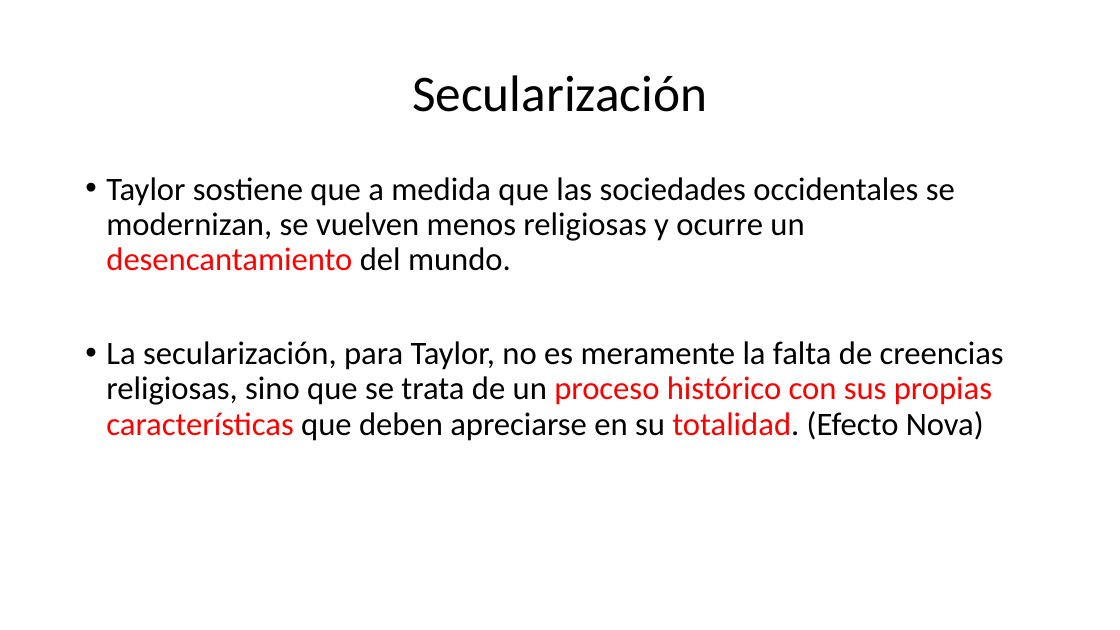
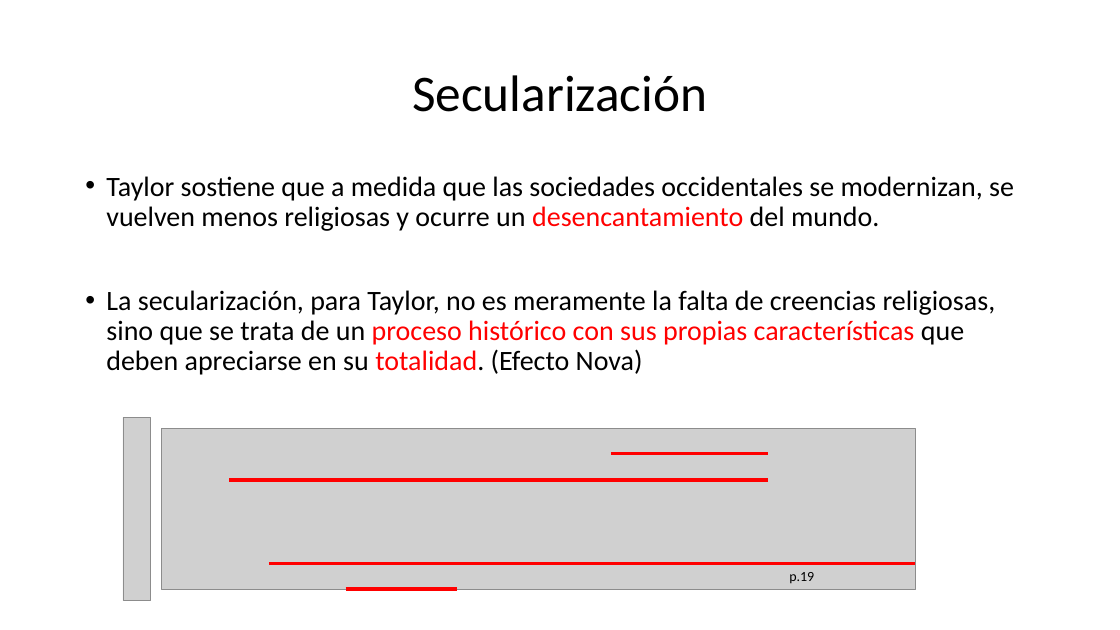
Before and after one commit to zaboltar/zaboltar.github.io, a slide deck: slide 6 of assets uarm/2023 2 UarmPCrit/Taylor - Era Secular 3 y 5.pptx (slide 5 before the commit). Drawn at 1120x630 pixels with LibreOffice and Linux fonts; fonts in the diff are those of the drawing; grey boxes stand for pictures. Boxes give left, top, right and bottom in pixels: in the first picture for what was removed or moved away, otherwise in the second. Text is boxed around its words. In the diff, an @@ line names an element or a change of style, - is before the commit and + after.

Commit message:
modern age

```diff
--- a/assets uarm/2023 2 UarmPCrit/Taylor - Era Secular 3 y 5.pptx
+++ b/assets uarm/2023 2 UarmPCrit/Taylor - Era Secular 3 y 5.pptx
@@ text "Taylor sostiene que a medida ..." at box(106, 176, 1014, 375): size 28 to 24 pt @@
@@ picture added at box(123, 417, 151, 600) @@
@@ picture added at box(161, 429, 916, 590) @@
@@ line added from (611, 454) to (768, 454), #FF0000 3 pt @@
@@ line added from (229, 480) to (768, 480), #FF0000 3 pt @@
@@ line added from (269, 564) to (915, 564), #FF0000 3 pt @@
@@ line added from (345, 589) to (457, 589), #FF0000 3 pt @@
@@ text added at box(789, 572, 814, 584), 12 pt, text #000000 @@
+p.19
```
Also in this commit, not shown: 11 other slides changed, 3 slides added, 1 slide removed, 8 other files.
